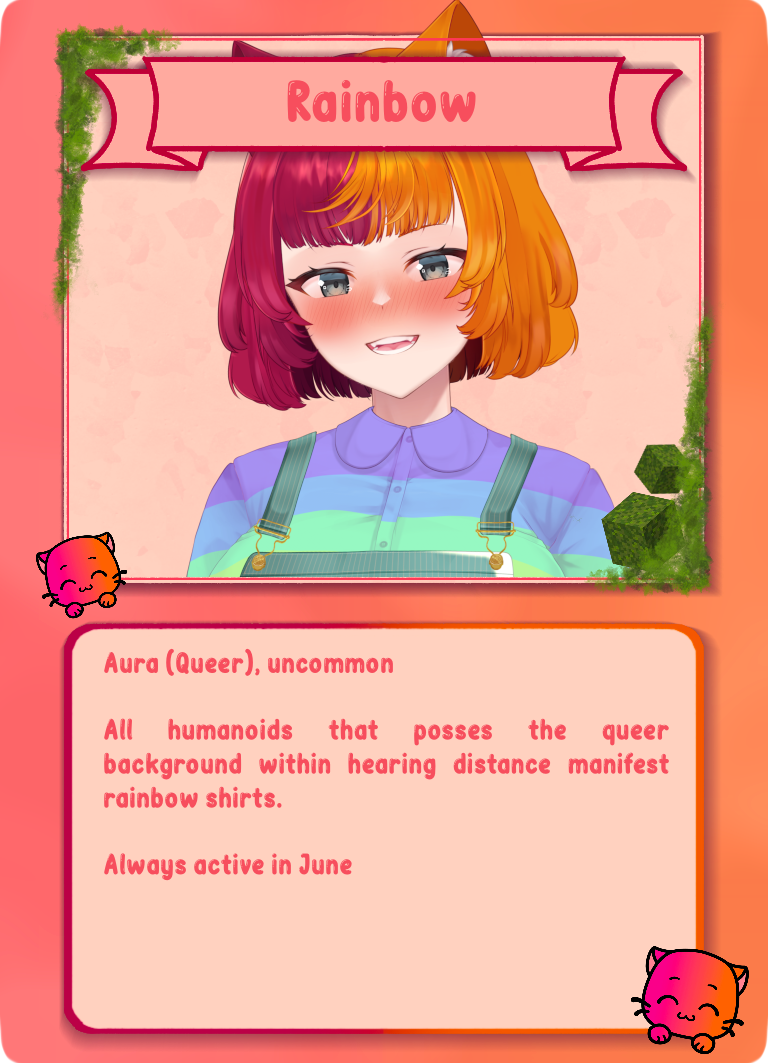
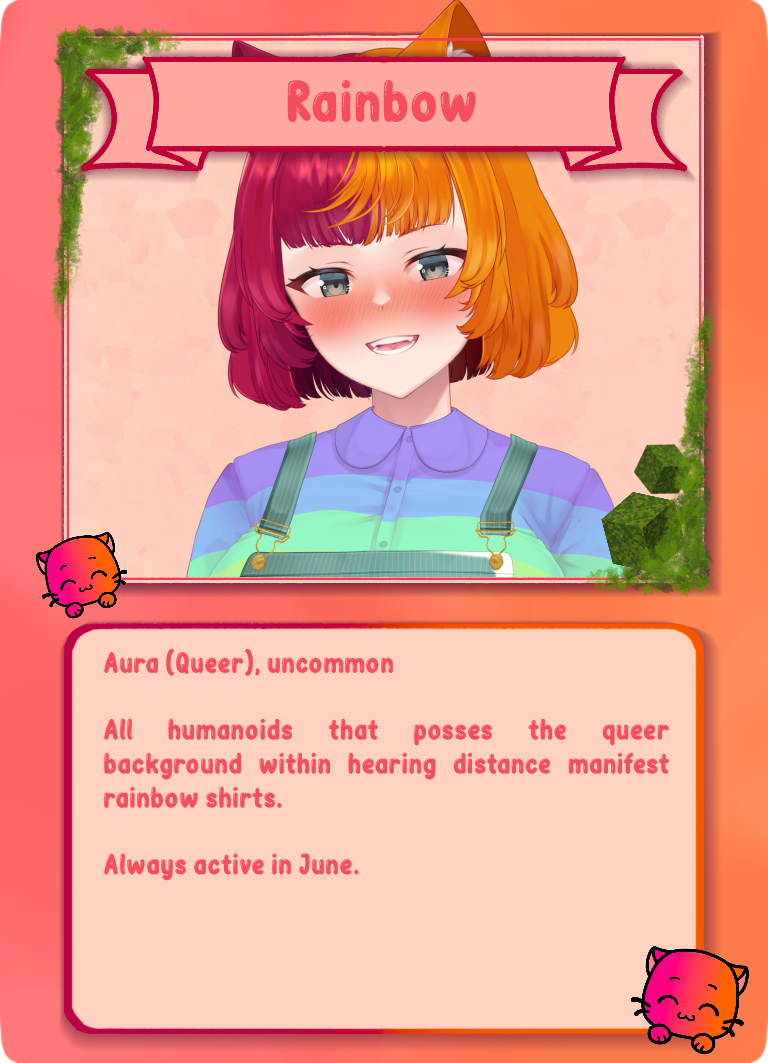
The second 768 x 1063 image is a revision of the first. Changes to its layers:
painted on "Aura (Queer), uncommon ..." over [354, 869, 359, 875]
